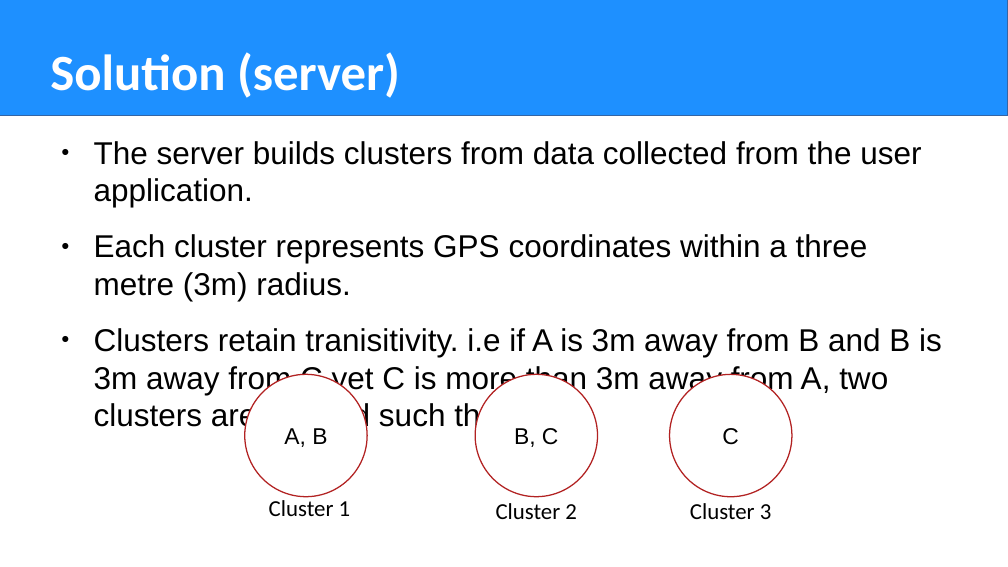
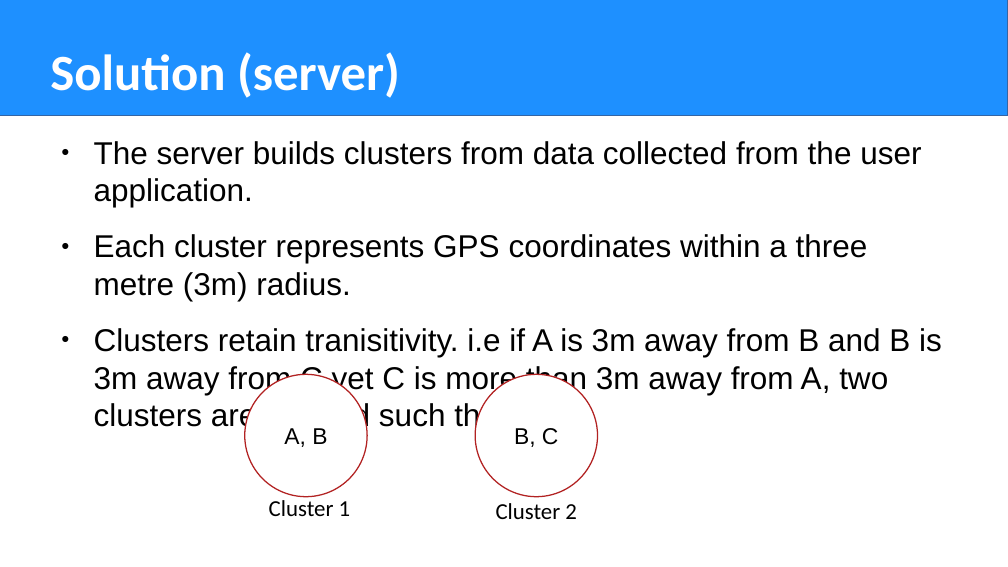
Before and after one commit to ade-mola/covik-19-server, a slide deck: slide 6 of docs/pressentation.odp. Drawn at 1008x567 pixels with LibreOffice and Linux fonts; fonts in the diff are those of the drawing. Boxes give left, top, right and bottom in pixels: in the first picture for what was removed or moved away, otherwise in the second. Text is boxed around its words. In the diff, an @@ line names an element or a change of style, - is before the commit and + after.

```diff
--- a/docs/pressentation.odp
+++ b/docs/pressentation.odp
@@ ellipse removed at (x1=670, y1=374, x2=792, y2=497) @@
-C
@@ text removed at (x1=690, y1=503, x2=772, y2=519) @@
-Cluster 3
```
Also in this commit, not shown: 34 other files.
